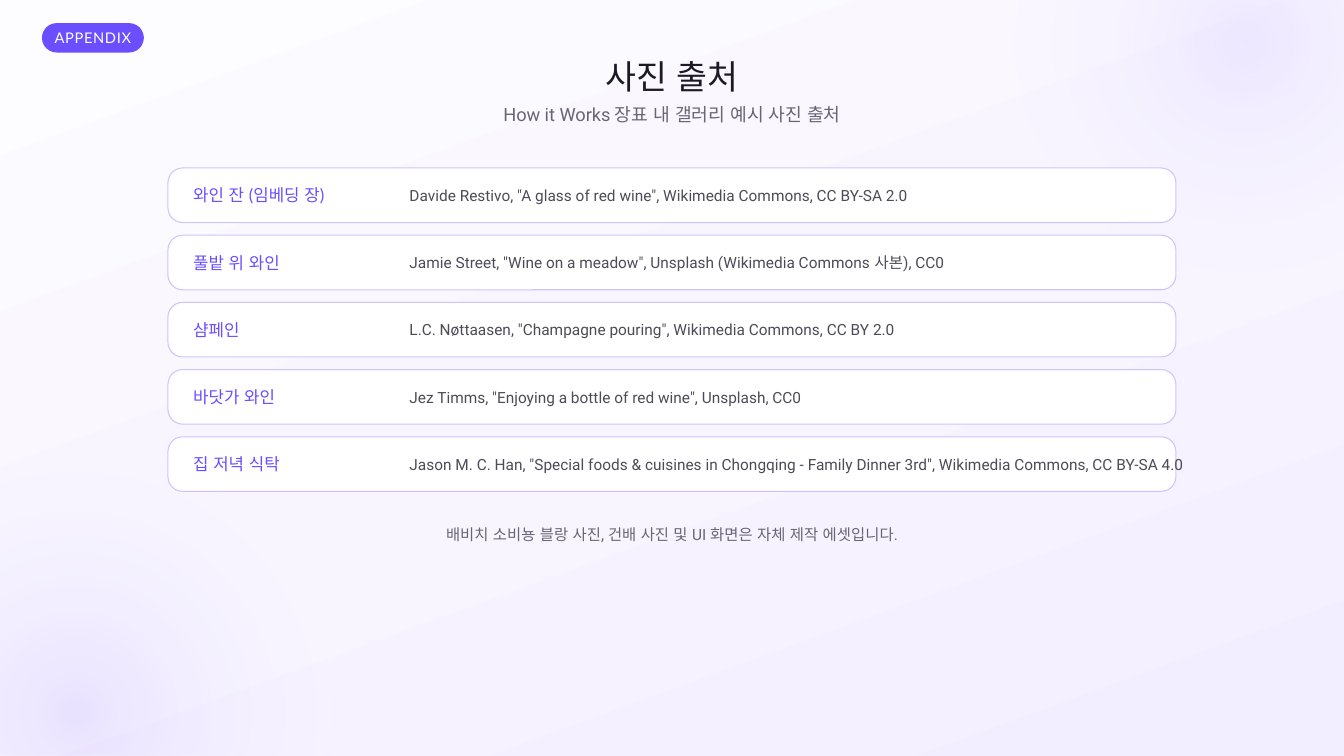
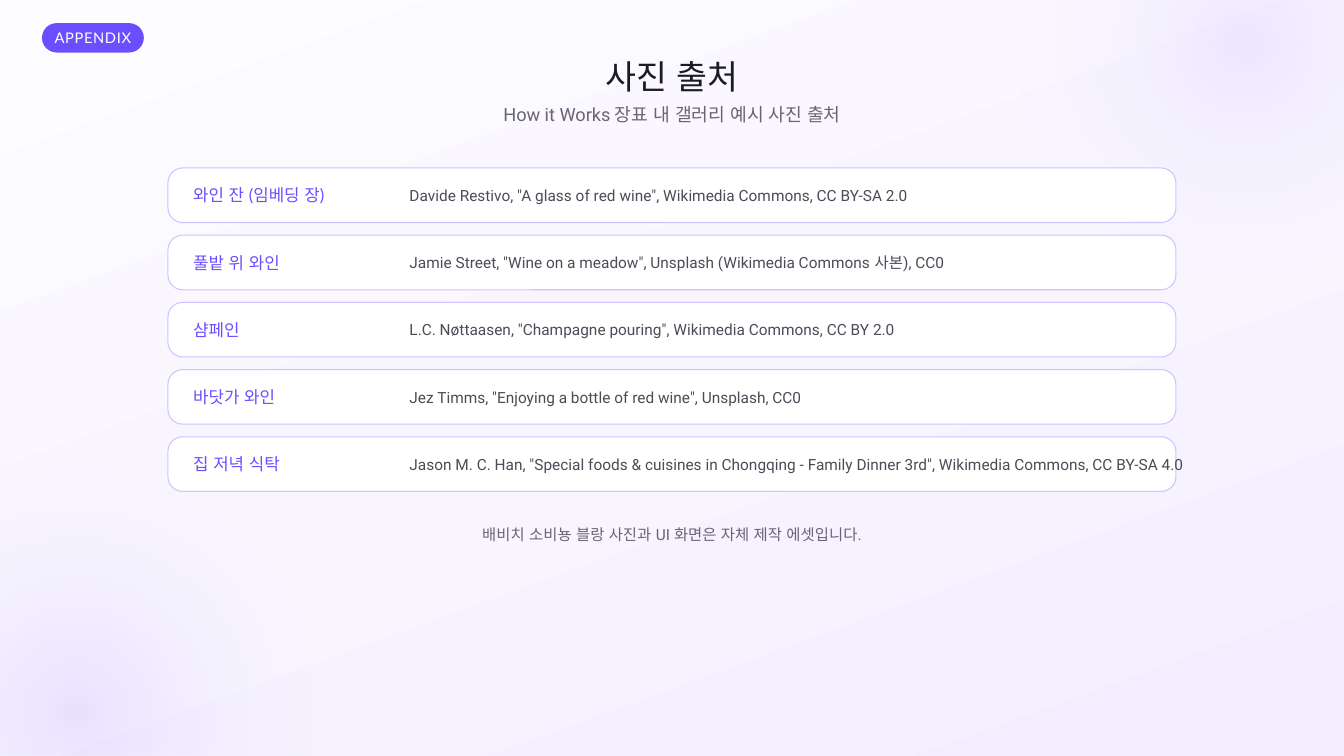
Before and after one commit to SB-Jo/t3, a slide deck: slide 29 of weave/결선준비/09_HowItWorks/HowItWorks_Argon.pptx. Drawn at 1344x756 pixels with LibreOffice and Linux fonts; fonts in the diff are those of the drawing. Boxes give left, top, right and bottom in pixels: in the first picture for what was removed or moved away, otherwise in the second. Text is boxed around its words. In the diff, an @@ line names an element or a change of style, - is before the commit and + after.

```diff
--- a/weave/결선준비/09_HowItWorks/HowItWorks_Argon.pptx
+++ b/weave/결선준비/09_HowItWorks/HowItWorks_Argon.pptx
@@ text at <box>482,527,861,541</box>: text changed @@
-배비치 소비뇽 블랑 사진, 건배 사진 및 UI 화면은 자체 제작 에셋입니다.
+배비치 소비뇽 블랑 사진과 UI 화면은 자체 제작 에셋입니다.
```
Also in this commit, not shown: 10 other slides changed, 15 other files.
